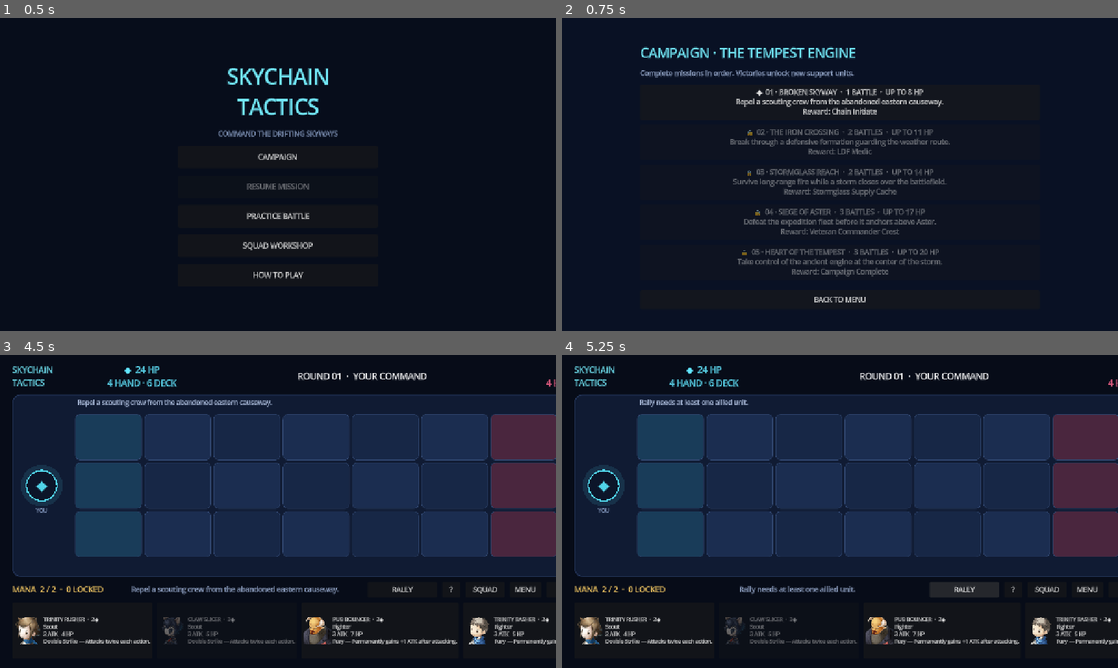
Above: before the commit, frames 1-4 (two rows, left to right).
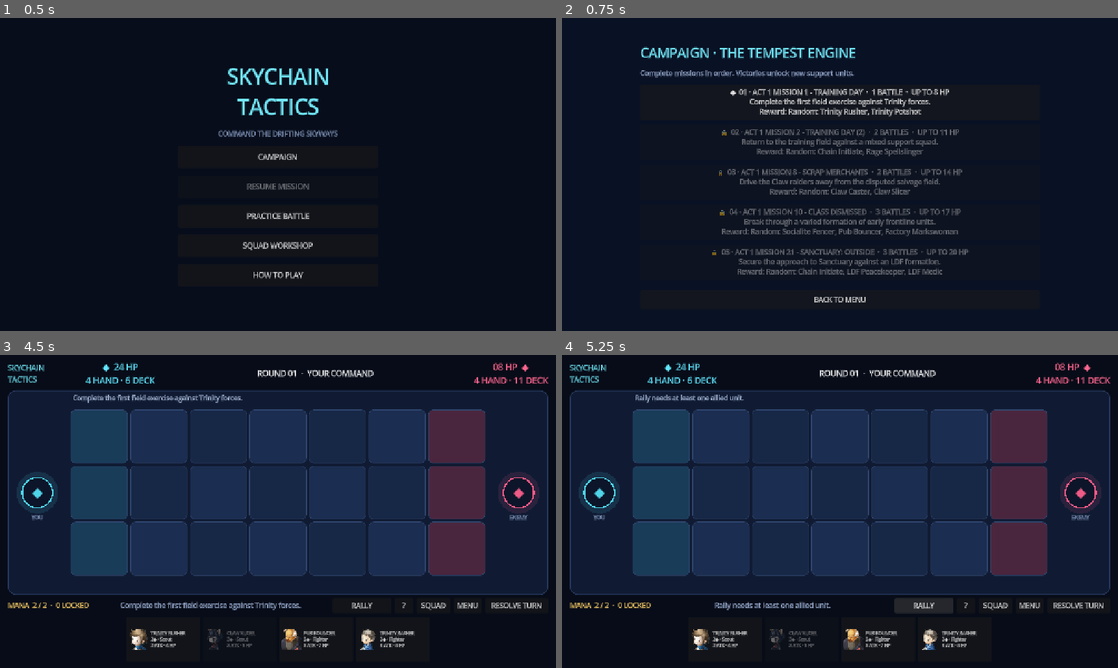
Above: after the commit, the same moments.

Repository: prldd/HeavenStrike
Game: Godot game, scene res://main.tscn
Same seed, same stepped clock (60 frames per second), same inputs: the game is played once before the commit and once after it.
Inputs:
- Up to frame 1 (0.5 s): no input
- Up to frame 2 (0.75 s): click "CAMPAIGN" at 0.5 s
- Up to frame 3 (4.5 s): click "?" at 1.25 s; click "SQUAD" at 2 s; click "◆ 01 · BROKEN SKYWAY · 1 BATT…" (after the commit: "◆ 01 · ACT 1 MISSION 1 - TRAI…") at 2.75 s; click "START MISSION" at 3.5 s; click "SKIP" at 4.25 s
- Up to frame 4 (5.25 s): click "RALLY" at 5 s

Frame 1 is identical in both runs. In frame 2, 6.0% of the frame differs, in the area x 27-73%, y 22-83%; in frame 3, 32%, in the area x 1-100%, y 2-95%; in frame 4, 31%.

Commit message:
Updated campaign quests using the Chain Guardians story-quest reference

Diff:
--- a/scripts/campaign_store.gd
+++ b/scripts/campaign_store.gd
@@ -7,59 +7,59 @@
 const MISSIONS := [
 	{
 		"id": 0,
-		"title": "Broken Skyway",
-		"briefing": "Repel a scouting crew from the abandoned eastern causeway.",
+		"title": "Act 1 Mission 1 - Training Day",
+		"briefing": "Complete the first field exercise against Trinity forces.",
 		"enemy_hp": 8,
 		"encounters": [
-			{"title": "Causeway Scouts", "enemy_hp": 8, "squad_offset": 0, "skill": "Aid"}
+			{"title": "Training Day", "enemy_hp": 8, "squad_offset": 0, "skill": "Aid"}
 		],
-		"reward": "Chain Initiate"
+		"reward_pool": ["Trinity Rusher", "Trinity Potshot"]
 	},
 	{
 		"id": 1,
-		"title": "The Iron Crossing",
-		"briefing": "Break through a defensive formation guarding the weather route.",
+		"title": "Act 1 Mission 2 - Training Day (2)",
+		"briefing": "Return to the training field against a mixed support squad.",
 		"enemy_hp": 11,
 		"encounters": [
-			{"title": "Outer Guard", "enemy_hp": 9, "squad_offset": 2, "skill": "Shield"},
-			{"title": "Iron Captain", "enemy_hp": 11, "squad_offset": 4, "skill": "Bloodlust"}
+			{"title": "Field Exercise", "enemy_hp": 9, "squad_offset": 2, "skill": "Shield"},
+			{"title": "Training Captain", "enemy_hp": 11, "squad_offset": 4, "skill": "Bloodlust"}
 		],
-		"reward": "LDF Medic"
+		"reward_pool": ["Chain Initiate", "Rage Spellslinger"]
 	},
 	{
 		"id": 2,
-		"title": "Stormglass Reach",
-		"briefing": "Survive long-range fire while a storm closes over the battlefield.",
+		"title": "Act 1 Mission 8 - Scrap Merchants",
+		"briefing": "Drive the Claw raiders away from the disputed salvage field.",
 		"enemy_hp": 14,
 		"encounters": [
-			{"title": "Stormglass Battery", "enemy_hp": 11, "squad_offset": 5, "skill": "Lightning Burst"},
-			{"title": "Reach Commander", "enemy_hp": 14, "squad_offset": 7, "skill": "Healing Wave"}
+			{"title": "Salvage Crew", "enemy_hp": 11, "squad_offset": 5, "skill": "Lightning Burst"},
+			{"title": "Scrap Merchants", "enemy_hp": 14, "squad_offset": 7, "skill": "Healing Wave"}
 		],
-		"reward": "Stormglass Supply Cache"
+		"reward_pool": ["Claw Caster", "Claw Slicer"]
 	},
 	{
 		"id": 3,
-		"title": "Siege of Aster",
-		"briefing": "Defeat the expedition fleet before it anchors above Aster.",
+		"title": "Act 1 Mission 10 - Class Dismissed",
+		"briefing": "Break through a varied formation of early frontline units.",
 		"enemy_hp": 17,
 		"encounters": [
-			{"title": "Vanguard Wing", "enemy_hp": 12, "squad_offset": 8, "skill": "Rally"},
-			{"title": "Siege Deck", "enemy_hp": 14, "squad_offset": 10, "skill": "Firestorm"},
-			{"title": "Aster Admiral", "enemy_hp": 17, "squad_offset": 12, "skill": "Last Stand"}
+			{"title": "School Guard", "enemy_hp": 12, "squad_offset": 8, "skill": "Rally"},
+			{"title": "Dismissal Bell", "enemy_hp": 14, "squad_offset": 10, "skill": "Firestorm"},
+			{"title": "Class Dismissed", "enemy_hp": 17, "squad_offset": 12, "skill": "Last Stand"}
 		],
-		"reward": "Veteran Commander Crest"
+		"reward_pool": ["Socialite Fencer", "Pub Bouncer", "Factory Markswoman"]
 	},
 	{
 		"id": 4,
-		"title": "Heart of the Tempest",
-		"briefing": "Take control of the ancient engine at the center of the storm.",
+		"title": "Act 1 Mission 21 - Sanctuary: Outside",
+		"briefing": "Secure the approach to Sanctuary against an LDF formation.",
 		"enemy_hp": 20,
 		"encounters": [
-			{"title": "Tempest Gate", "enemy_hp": 14, "squad_offset": 11, "skill": "Shield"},
-			{"title": "Engine Wardens", "enemy_hp": 17, "squad_offset": 14, "skill": "Firestorm"},
-			{"title": "Tempest Sovereign", "enemy_hp": 20, "squad_offset": 17, "skill": "Lightning Burst"}
+			{"title": "Sanctuary Approach", "enemy_hp": 14, "squad_offset": 11, "skill": "Shield"},
+			{"title": "LDF Outer Guard", "enemy_hp": 17, "squad_offset": 14, "skill": "Firestorm"},
+			{"title": "Sanctuary: Outside", "enemy_hp": 20, "squad_offset": 17, "skill": "Lightning Burst"}
 		],
-		"reward": "Campaign Complete"
+		"reward_pool": ["Chain Initiate", "LDF Peacekeeper", "LDF Medic"]
 	}
 ]
 
@@ -94,16 +94,71 @@
 static func is_available(mission_id: int, completed: Array) -> bool:
 	return mission_id == 0 or mission_id - 1 in completed
 
-static func unlocked_unit_names(roster: Array, completed: Array) -> Array:
+static func load_reward_units(roster: Array) -> Array:
+	var config := ConfigFile.new()
+	if config.load(SAVE_PATH) != OK:
+		return []
+	var saved = config.get_value("campaign", "reward_units", [])
+	if saved is not Array:
+		return []
+	var valid_names: Array = roster.map(func(unit): return unit.name)
+	var result: Array = []
+	for unit_name in saved:
+		if unit_name in valid_names and unit_name not in result:
+			result.append(unit_name)
+	return result
+
+static func award_reward(unit_name: String, roster: Array, earned: Array) -> Array:
+	var valid_names: Array = roster.map(func(unit): return unit.name)
+	var result: Array = earned.duplicate()
+	if unit_name in valid_names and unit_name not in result:
+		result.append(unit_name)
+	var config := ConfigFile.new()
+	config.load(SAVE_PATH)
+	config.set_value("campaign", "reward_units", result)
+	config.save(SAVE_PATH)
+	return result
+
+static func unlocked_unit_names(roster: Array, earned_rewards: Array) -> Array:
 	var unlocked: Array = []
 	for unit in roster:
 		if unit.name not in REWARD_UNITS:
 			unlocked.append(unit.name)
-	for mission_id in sanitize_completed(completed):
-		var reward: String = MISSIONS[mission_id].reward
+	for reward in earned_rewards:
 		if reward in REWARD_UNITS and reward not in unlocked:
 			unlocked.append(reward)
 	return unlocked
+
+static func reward_summary(mission_id: int) -> String:
+	if mission_id < 0 or mission_id >= MISSIONS.size():
+		return "No card reward"
+	return "Random: " + ", ".join(MISSIONS[mission_id].reward_pool)
+
+static func roll_reward(mission_id: int, roster: Array, roll: float = -1.0) -> String:
+	if mission_id < 0 or mission_id >= MISSIONS.size():
+		return ""
+	var reward_names: Array = MISSIONS[mission_id].reward_pool
+	var candidates: Array = roster.filter(func(unit): return unit.name in reward_names)
+	return choose_weighted_reward(candidates, roll)
+
+static func choose_weighted_reward(candidates: Array, roll: float = -1.0) -> String:
+	if candidates.is_empty():
+		return ""
+	var total_weight := 0
+	var weights: Array = []
+	for unit in candidates:
+		var stars: int = clampi(unit.get("stars", 1), 1, 6)
+		var weight: int = 1 << (6 - stars)
+		weights.append(weight)
+		total_weight += weight
+	var random_roll := randf() if roll < 0.0 else clampf(roll, 0.0, 0.999999)
+	var threshold := random_roll * total_weight
+	var cumulative := 0
+	for index in candidates.size():
+		cumulative += weights[index]
+		if threshold < cumulative:
+			return candidates[index].name
+	return candidates[-1].name
 
 static func enemy_squad_names(mission_id: int, roster: Array) -> Array:
 	var names: Array = []
--- a/scripts/main.gd
+++ b/scripts/main.gd
@@ -59,6 +59,7 @@
 var editing_captain_skill := "Rally"
 var enemy_captain_skill := "Rally"
 var completed_missions: Array = []
+var earned_reward_units: Array = []
 var current_mission_id := -1
 var current_encounter_index := 0
 var mission_run_captain_hp := STARTING_HP
@@ -100,6 +101,7 @@
 func _ready() -> void:
 	_build_interface()
 	completed_missions = CampaignStoreScript.load_completed()
+	earned_reward_units = CampaignStoreScript.load_reward_units(roster)
 	squad_names = SquadStoreScript.load_squad(roster)
 	player_captain_skill = SquadStoreScript.load_captain_skill(CaptainSkillsScript.SKILLS)
 	_sanitize_squad_unlocks()
@@ -114,25 +116,25 @@
 
 	var margin := MarginContainer.new()
 	margin.set_anchors_and_offsets_preset(Control.PRESET_FULL_RECT)
-	margin.add_theme_constant_override("margin_left", 28)
-	margin.add_theme_constant_override("margin_right", 28)
-	margin.add_theme_constant_override("margin_top", 20)
-	margin.add_theme_constant_override("margin_bottom", 22)
+	margin.add_theme_constant_override("margin_left", 18)
+	margin.add_theme_constant_override("margin_right", 18)
+	margin.add_theme_constant_override("margin_top", 14)
+	margin.add_theme_constant_override("margin_bottom", 14)
 	add_child(margin)
 
 	var root := VBoxContainer.new()
-	root.add_theme_constant_override("separation", 12)
+	root.add_theme_constant_override("separation", 8)
 	margin.add_child(root)
 
 	var header := HBoxContainer.new()
-	header.custom_minimum_size.y = 58
+	header.custom_minimum_size.y = 50
 	root.add_child(header)
 
 	var brand := Label.new()
 	brand.text = "SKYCHAIN\nTACTICS"
-	brand.add_theme_font_size_override("font_size", 19)
+	brand.add_theme_font_size_override("font_size", 17)
 	brand.add_theme_color_override("font_color", Color("#71e6f5"))
-	brand.custom_minimum_size.x = 210
+	brand.custom_minimum_size.x = 170
 	header.add_child(brand)
 
 	player_hp_label = _stat_label(Color("#62e7ff"))
@@ -142,14 +144,14 @@
 	turn_label.horizontal_alignment = HORIZONTAL_ALIGNMENT_CENTER
 	turn_label.vertical_alignment = VERTICAL_ALIGNMENT_CENTER
 	turn_label.size_flags_horizontal = Control.SIZE_EXPAND_FILL
-	turn_label.add_theme_font_size_override("font_size", 20)
+	turn_label.add_theme_font_size_override("font_size", 18)
 	header.add_child(turn_label)
 
 	enemy_hp_label = _stat_label(Color("#ff668f"))
 	header.add_child(enemy_hp_label)
 
 	board = BoardViewScript.new()
-	board.custom_minimum_size = Vector2(0, 385)
+	board.custom_minimum_size = Vector2(0, 370)
 	board.size_flags_vertical = Control.SIZE_EXPAND_FILL
 	board.deployment_clicked.connect(_on_deployment_clicked)
 	board.board_cell_clicked.connect(_on_board_cell_clicked)
@@ -158,13 +160,13 @@
 	root.add_child(board)
 
 	var control_bar := HBoxContainer.new()
-	control_bar.custom_minimum_size.y = 36
-	control_bar.add_theme_constant_override("separation", 12)
+	control_bar.custom_minimum_size.y = 34
+	control_bar.add_theme_constant_override("separation", 8)
 	root.add_child(control_bar)
 
 	energy_label = Label.new()
-	energy_label.custom_minimum_size.x = 180
-	energy_label.add_theme_font_size_override("font_size", 18)
+	energy_label.custom_minimum_size.x = 160
+	energy_label.add_theme_font_size_override("font_size", 16)
 	energy_label.add_theme_color_override("font_color", Color("#ffd166"))
 	control_bar.add_child(energy_label)
 
@@ -178,7 +180,7 @@
 	power_button = Button.new()
 	power_button.text = "RALLY"
 	power_button.tooltip_text = "Once per battle: all allies gain +1 ATK."
-	power_button.custom_minimum_size.x = 160
+	power_button.custom_minimum_size.x = 135
 	power_button.pressed.connect(_use_player_power)
 	control_bar.add_child(power_button)
 
@@ -192,26 +194,26 @@
 	var squad_button := Button.new()
 	squad_button.text = "SQUAD"
 	squad_button.tooltip_text = "Choose the 15 units in your battle squad."
-	squad_button.custom_minimum_size.x = 90
+	squad_button.custom_minimum_size.x = 78
 	squad_button.pressed.connect(_open_squad_builder)
 	control_bar.add_child(squad_button)
 
 	menu_button = Button.new()
 	menu_button.text = "MENU"
-	menu_button.custom_minimum_size.x = 72
+	menu_button.custom_minimum_size.x = 64
 	menu_button.pressed.connect(_show_main_menu)
 	control_bar.add_child(menu_button)
 
 	end_button = Button.new()
 	end_button.text = "RESOLVE TURN"
-	end_button.custom_minimum_size.x = 170
+	end_button.custom_minimum_size.x = 145
 	end_button.pressed.connect(_end_player_turn)
 	control_bar.add_child(end_button)
 
 	hand_row = HBoxContainer.new()
-	hand_row.custom_minimum_size.y = 128
+	hand_row.custom_minimum_size.y = 104
 	hand_row.alignment = BoxContainer.ALIGNMENT_CENTER
-	hand_row.add_theme_constant_override("separation", 10)
+	hand_row.add_theme_constant_override("separation", 6)
 	root.add_child(hand_row)
 
 	_build_overlay()
@@ -488,7 +490,7 @@
 	for unit in roster:
 		var copies: int = editing_squad_names.count(unit.name)
 		var selected: bool = copies > 0
-		var unlocked: bool = unit.name in CampaignStoreScript.unlocked_unit_names(roster, completed_missions)
+		var unlocked: bool = unit.name in CampaignStoreScript.unlocked_unit_names(roster, earned_reward_units)
 		var button := Button.new()
 		button.custom_minimum_size = Vector2(0, 76)
 		button.size_flags_horizontal = Control.SIZE_EXPAND_FILL
@@ -541,7 +543,7 @@
 	_begin_mission(mission_id)
 
 func _sanitize_squad_unlocks() -> void:
-	var unlocked: Array = CampaignStoreScript.unlocked_unit_names(roster, completed_missions)
+	var unlocked: Array = CampaignStoreScript.unlocked_unit_names(roster, earned_reward_units)
 	var allowed: Array = []
 	for unit_name in squad_names:
 		if unit_name in unlocked and allowed.count(unit_name) < 2:
@@ -695,7 +697,7 @@
 			"" if mission.encounters.size() == 1 else "S",
 			mission.enemy_hp,
 			mission.briefing,
-			mission.reward
+			CampaignStoreScript.reward_summary(mission.id)
 		]
 		button.pressed.connect(_prepare_mission.bind(mission.id))
 		mission_list.add_child(button)
@@ -771,7 +773,7 @@
 
 func _build_hover_card() -> void:
 	hover_card = PanelContainer.new()
-	hover_card.custom_minimum_size = Vector2(340, 190)
+	hover_card.custom_minimum_size = Vector2(310, 176)
 	hover_card.mouse_filter = Control.MOUSE_FILTER_IGNORE
 	hover_card.z_index = 100
 	hover_card.visible = false
@@ -781,34 +783,34 @@
 	style.border_color = Color("#66d9ff")
 	style.set_border_width_all(2)
 	style.set_corner_radius_all(12)
-	style.content_margin_left = 18
-	style.content_margin_right = 18
-	style.content_margin_top = 14
-	style.content_margin_bottom = 14
+	style.content_margin_left = 14
+	style.content_margin_right = 14
+	style.content_margin_top = 12
+	style.content_margin_bottom = 12
 	hover_card.add_theme_stylebox_override("panel", style)
 	add_child(hover_card)
 
 	var content := VBoxContainer.new()
 	content.mouse_filter = Control.MOUSE_FILTER_IGNORE
-	content.add_theme_constant_override("separation", 8)
+	content.add_theme_constant_override("separation", 6)
 	hover_card.add_child(content)
 
 	hover_name_label = Label.new()
 	hover_name_label.mouse_filter = Control.MOUSE_FILTER_IGNORE
-	hover_name_label.add_theme_font_size_override("font_size", 20)
+	hover_name_label.add_theme_font_size_override("font_size", 18)
 	hover_name_label.add_theme_color_override("font_color", Color("#71e6f5"))
 	content.add_child(hover_name_label)
 
 	hover_stats_label = Label.new()
 	hover_stats_label.mouse_filter = Control.MOUSE_FILTER_IGNORE
-	hover_stats_label.add_theme_font_size_override("font_size", 14)
+	hover_stats_label.add_theme_font_size_override("font_size", 13)
 	hover_stats_label.add_theme_color_override("font_color", Color("#e7edf8"))
 	content.add_child(hover_stats_label)
 
 	hover_ability_label = Label.new()
 	hover_ability_label.mouse_filter = Control.MOUSE_FILTER_IGNORE
 	hover_ability_label.autowrap_mode = TextServer.AUTOWRAP_WORD_SMART
-	hover_ability_label.add_theme_font_size_override("font_size", 14)
+	hover_ability_label.add_theme_font_size_override("font_size", 13)
 	hover_ability_label.add_theme_color_override("font_color", Color("#aebdda"))
 	content.add_child(hover_ability_label)
 
@@ -826,8 +828,9 @@
 		definition.name.to_upper(),
 		UnitCatalogScript.display_class(definition.kind)
 	]
-	hover_stats_label.text = "%d MANA\n%d ATK    %s    %d MOV    %d RANGE" % [
+	hover_stats_label.text = "%d MANA · %s\n%d ATK    %s    %d MOV    %d RANGE" % [
 		definition.cost,
+		"★".repeat(definition.get("stars", 1)),
 		unit.get("atk", definition.atk),
 		hp_text,
 		definition.move,
@@ -849,7 +852,7 @@
 
 func _position_hover_card() -> void:
 	var pointer := get_viewport().get_mouse_position()
-	var card_size := Vector2(340, 190)
+	var card_size := Vector2(310, 176)
 	var viewport_size := get_viewport_rect().size
 	var target := pointer + Vector2(18, 18)
 	if target.x + card_size.x > viewport_size.x - 10:
@@ -948,17 +951,17 @@
 	for i in player_hand.size():
 		var card: Dictionary = player_hand[i]
 		var button := Button.new()
-		button.custom_minimum_size = Vector2(178, 122)
+		button.custom_minimum_size = Vector2(170, 98)
 		button.toggle_mode = true
 		button.button_pressed = i == selected_hand_index
 		button.disabled = not input_enabled or card.cost > player_energy or battle_over
 		button.icon = _unit_icon(card.get("icon", 0))
 		button.alignment = HORIZONTAL_ALIGNMENT_LEFT
-		button.text = "%s  ·  %d◆\n%s\n%d ATK   %d HP\n%s" % [
+		button.text = "%s\n%d◆ · %s\n%d ATK · %d HP" % [
 			card.name.to_upper(), card.cost, UnitCatalogScript.display_class(card.kind),
-			card.atk, card.hp, card.text
+			card.atk, card.hp
 		]
-		button.add_theme_font_size_override("font_size", 12)
+		button.add_theme_font_size_override("font_size", 10)
 		button.pressed.connect(_select_card.bind(i))
 		button.mouse_entered.connect(_show_unit_details.bind(card))
 		button.mouse_exited.connect(_hide_unit_details)
@@ -974,7 +977,7 @@
 	var icon_image := source_image.get_region(
 		Rect2i(((icon_id - 1) % 6) * 100, 0, 100, 100)
 	)
-	icon_image.resize(64, 64, Image.INTERPOLATE_LANCZOS)
+	icon_image.resize(48, 48, Image.INTERPOLATE_LANCZOS)
 	var icon := ImageTexture.create_from_image(icon_image)
 	unit_icon_cache[icon_id] = icon
 	return icon
@@ -1432,8 +1435,11 @@
 			completed_missions = CampaignStoreScript.complete_mission(current_mission_id, completed_missions)
 			MissionRunStoreScript.clear_run()
 			mission_finished = true
-			var reward: String = CampaignStoreScript.MISSIONS[current_mission_id].reward
-			reward_text = "\nReward unlocked: %s" % reward
+			var reward := CampaignStoreScript.roll_reward(current_mission_id, roster)
+			earned_reward_units = CampaignStoreScript.award_reward(
+				reward, roster, earned_reward_units
+			)
+			reward_text = "\nCard reward: %s" % reward
 		overlay_title.text = "MISSION COMPLETE" if campaign_battle else "VICTORY"
 		overlay_title.add_theme_color_override("font_color", Color("#67e6f4"))
 		overlay_detail.text = "The enemy weather engine is yours.\nVictory achieved in %d rounds.%s" % [round_number, reward_text]
--- a/scripts/unit_catalog.gd
+++ b/scripts/unit_catalog.gd
@@ -11,18 +11,18 @@
 }
 
 const UNITS := [
-	{"name": "Trinity Rusher", "icon": 3, "kind": "Strider", "cost": 2, "atk": 2, "hp": 4, "move": 3, "range": 1, "text": "Double Strike — Attacks twice each action."},
-	{"name": "Claw Slicer", "icon": 9, "kind": "Strider", "cost": 3, "atk": 3, "hp": 5, "move": 3, "range": 1, "text": "Double Strike — Attacks twice each action."},
-	{"name": "Pub Bouncer", "icon": 2, "kind": "Duelist", "cost": 2, "atk": 3, "hp": 7, "move": 2, "range": 1, "text": "Fury — Permanently gains +1 ATK after attacking."},
-	{"name": "Trinity Basher", "icon": 8, "kind": "Duelist", "cost": 2, "atk": 3, "hp": 5, "move": 2, "range": 1, "text": "Fury — Permanently gains +1 ATK after attacking."},
-	{"name": "Socialite Fencer", "icon": 1, "kind": "Warden", "cost": 3, "atk": 3, "hp": 10, "move": 2, "range": 1, "text": "Taunting Strike — Target cannot change lanes for 2 turns."},
-	{"name": "LDF Peacekeeper", "icon": 7, "kind": "Warden", "cost": 2, "atk": 2, "hp": 8, "move": 2, "range": 1, "text": "Taunting Strike — Target cannot change lanes for 2 turns."},
-	{"name": "Trinity Potshot", "icon": 4, "kind": "Artillerist", "cost": 2, "atk": 3, "hp": 4, "move": 1, "range": 3, "text": "Piercing Shot — Damages every enemy in range in its lane."},
-	{"name": "Factory Markswoman", "icon": 10, "kind": "Artillerist", "cost": 3, "atk": 4, "hp": 5, "move": 1, "range": 3, "text": "Piercing Shot — Damages every enemy in range in its lane."},
-	{"name": "Claw Caster", "icon": 5, "kind": "Channeler", "cost": 3, "atk": 5, "hp": 4, "move": 1, "range": 3, "text": "Blast — Adjacent enemies take half ATK damage."},
-	{"name": "Rage Spellslinger", "icon": 11, "kind": "Channeler", "cost": 2, "atk": 4, "hp": 3, "move": 1, "range": 3, "text": "Blast — Adjacent enemies take half ATK damage."},
-	{"name": "Chain Initiate", "icon": 6, "kind": "Lifebinder", "cost": 2, "atk": 2, "hp": 5, "move": 1, "range": 2, "text": "Heal — Before moving, gives 2 HP to the lowest-health ally."},
-	{"name": "LDF Medic", "icon": 12, "kind": "Lifebinder", "cost": 3, "atk": 3, "hp": 5, "move": 1, "range": 2, "text": "Heal — Before moving, gives 2 HP to the lowest-health ally."}
+	{"name": "Trinity Rusher", "icon": 3, "stars": 1, "kind": "Strider", "cost": 2, "atk": 2, "hp": 4, "move": 3, "range": 1, "text": "Double Strike — Attacks twice each action."},
+	{"name": "Claw Slicer", "icon": 9, "stars": 1, "kind": "Strider", "cost": 3, "atk": 3, "hp": 5, "move": 3, "range": 1, "text": "Double Strike — Attacks twice each action."},
+	{"name": "Pub Bouncer", "icon": 2, "stars": 1, "kind": "Duelist", "cost": 2, "atk": 3, "hp": 7, "move": 2, "range": 1, "text": "Fury — Permanently gains +1 ATK after attacking."},
+	{"name": "Trinity Basher", "icon": 8, "stars": 1, "kind": "Duelist", "cost": 2, "atk": 3, "hp": 5, "move": 2, "range": 1, "text": "Fury — Permanently gains +1 ATK after attacking."},
+	{"name": "Socialite Fencer", "icon": 1, "stars": 1, "kind": "Warden", "cost": 3, "atk": 3, "hp": 10, "move": 2, "range": 1, "text": "Taunting Strike — Target cannot change lanes for 2 turns."},
+	{"name": "LDF Peacekeeper", "icon": 7, "stars": 1, "kind": "Warden", "cost": 2, "atk": 2, "hp": 8, "move": 2, "range": 1, "text": "Taunting Strike — Target cannot change lanes for 2 turns."},
+	{"name": "Trinity Potshot", "icon": 4, "stars": 1, "kind": "Artillerist", "cost": 2, "atk": 3, "hp": 4, "move": 1, "range": 3, "text": "Piercing Shot — Damages every enemy in range in its lane."},
+	{"name": "Factory Markswoman", "icon": 10, "stars": 1, "kind": "Artillerist", "cost": 3, "atk": 4, "hp": 5, "move": 1, "range": 3, "text": "Piercing Shot — Damages every enemy in range in its lane."},
+	{"name": "Claw Caster", "icon": 5, "stars": 1, "kind": "Channeler", "cost": 3, "atk": 5, "hp": 4, "move": 1, "range": 3, "text": "Blast — Adjacent enemies take half ATK damage."},
+	{"name": "Rage Spellslinger", "icon": 11, "stars": 1, "kind": "Channeler", "cost": 2, "atk": 4, "hp": 3, "move": 1, "range": 3, "text": "Blast — Adjacent enemies take half ATK damage."},
+	{"name": "Chain Initiate", "icon": 6, "stars": 1, "kind": "Lifebinder", "cost": 2, "atk": 2, "hp": 5, "move": 1, "range": 2, "text": "Heal — Before moving, gives 2 HP to the lowest-health ally."},
+	{"name": "LDF Medic", "icon": 12, "stars": 1, "kind": "Lifebinder", "cost": 3, "atk": 3, "hp": 5, "move": 1, "range": 2, "text": "Heal — Before moving, gives 2 HP to the lowest-health ally."}
 ]
 
 static func all_units() -> Array:
--- a/tests/smoke_test.gd
+++ b/tests/smoke_test.gd
@@ -17,6 +17,7 @@
 	assert(roster.map(func(unit): return unit.icon).all(
 		func(icon_id): return icon_id >= 1 and icon_id <= 12
 	))
+	assert(roster.all(func(unit): return unit.stars == 1))
 	var icon_ids: Array = roster.map(func(unit): return unit.icon)
 	icon_ids.sort()
 	assert(icon_ids == [1, 2, 3, 4, 5, 6, 7, 8, 9, 10, 11, 12])
@@ -36,7 +37,7 @@
 	assert(CampaignStoreScript.MISSIONS.map(func(mission): return mission.enemy_hp) == [8, 11, 14, 17, 20])
 	assert(CampaignStoreScript.MISSIONS.map(func(mission): return mission.encounters.size()) == [1, 2, 2, 3, 3])
 	assert(CampaignStoreScript.encounter_count(3) == 3)
-	assert(CampaignStoreScript.encounter(3, 2).title == "Aster Admiral")
+	assert(CampaignStoreScript.encounter(3, 2).title == "Class Dismissed")
 	assert(CampaignStoreScript.encounter(99, 0).is_empty())
 	assert(CampaignStoreScript.is_available(0, []))
 	assert(not CampaignStoreScript.is_available(1, []))
@@ -45,8 +46,19 @@
 	var starting_unlocks: Array = CampaignStoreScript.unlocked_unit_names(roster, [])
 	assert(starting_unlocks.size() == 10)
 	assert("Chain Initiate" not in starting_unlocks)
-	var earned_unlocks: Array = CampaignStoreScript.unlocked_unit_names(roster, [0, 1, 2])
+	var earned_unlocks: Array = CampaignStoreScript.unlocked_unit_names(
+		roster, ["Chain Initiate", "LDF Medic"]
+	)
 	assert(earned_unlocks.size() == 12)
+	assert(CampaignStoreScript.roll_reward(0, roster, 0.0) == "Trinity Rusher")
+	assert(CampaignStoreScript.roll_reward(0, roster, 0.999) == "Trinity Potshot")
+	assert(CampaignStoreScript.reward_summary(2) == "Random: Claw Caster, Claw Slicer")
+	var rarity_candidates := [
+		{"name": "One Star", "stars": 1},
+		{"name": "Five Star", "stars": 5}
+	]
+	assert(CampaignStoreScript.choose_weighted_reward(rarity_candidates, 0.93) == "One Star")
+	assert(CampaignStoreScript.choose_weighted_reward(rarity_candidates, 0.99) == "Five Star")
 	var enemy_squad: Array = CampaignStoreScript.enemy_squad_names(2, roster)
 	assert(enemy_squad.size() == 15)
 	var unique_enemy_cards: Array = []
Not shown, changed: PROJECT.md
Not shown, changed: README.md
